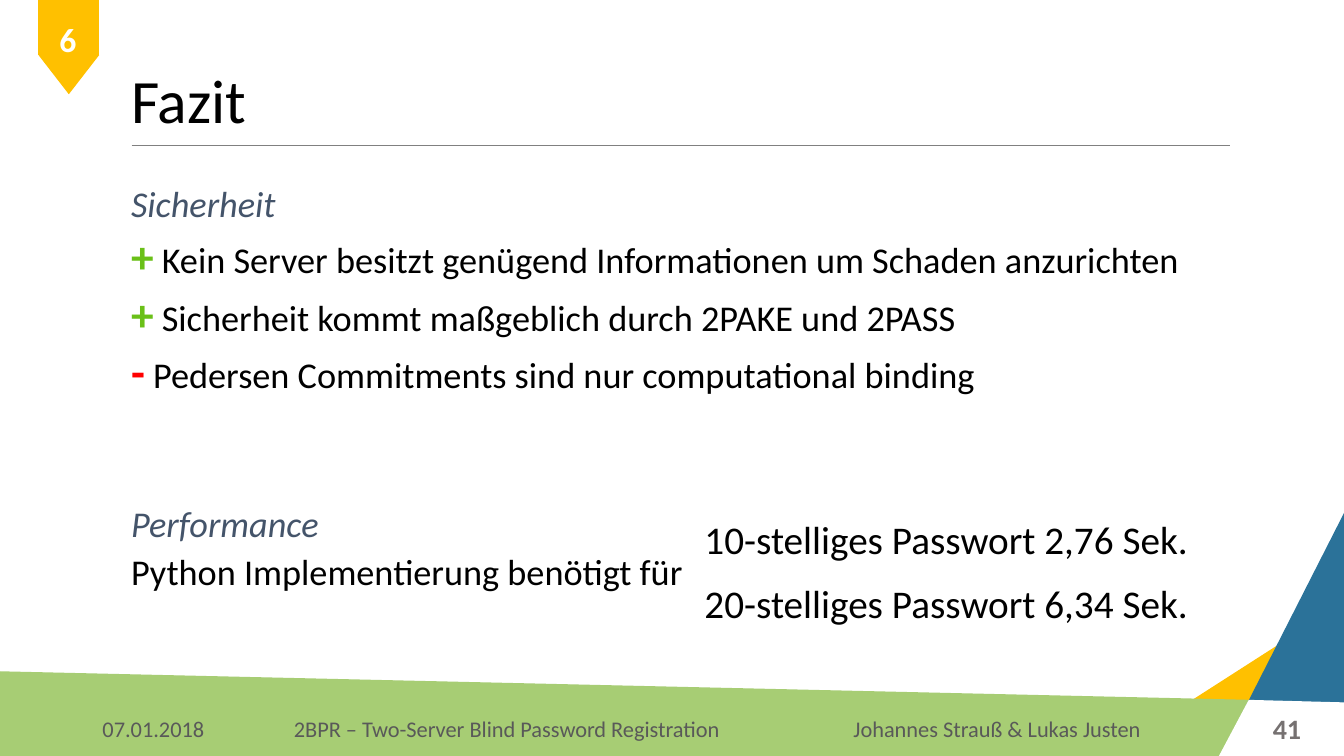
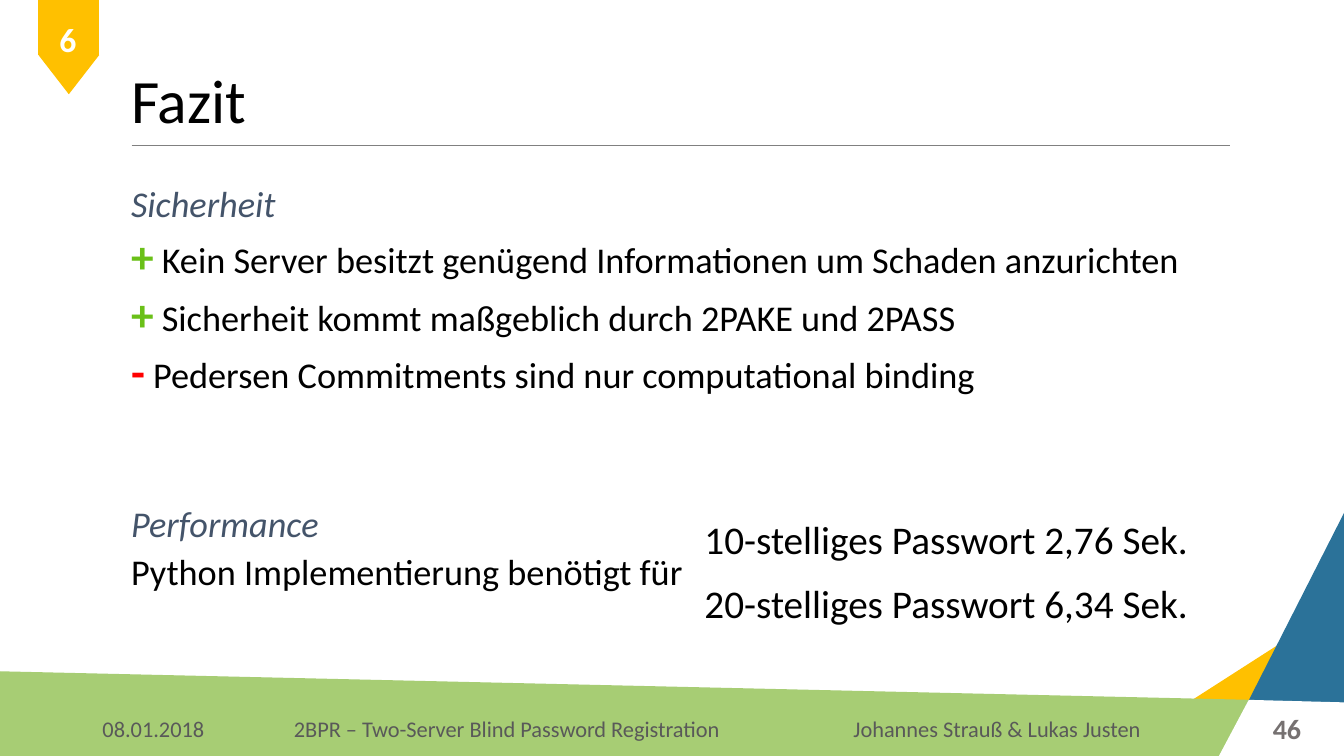
Before and after one commit to Lukas-Justen/IT-Security-2BPR, a slide deck: slide 46 of 2BPR.pptx (slide 41 before the commit). Drawn at 1344x756 pixels with LibreOffice and Linux fonts; fonts in the diff are those of the drawing; background and template pictures are left out. Boxes give left, top, right and bottom in pixels: in the first picture for what was removed or moved away, otherwise in the second. Text is boxed around its words. In the diff, an @@ line names an element or a change of style, - is before the commit and + after.

```diff
--- a/2BPR.pptx
+++ b/2BPR.pptx
@@ text at [102,722,204,737]: text changed @@
-07.01.2018
+08.01.2018
@@ page number at [1273,720,1301,739]: text changed @@
-41
+46
```
Also in this commit, not shown: 44 other slides changed, 5 slides added.
